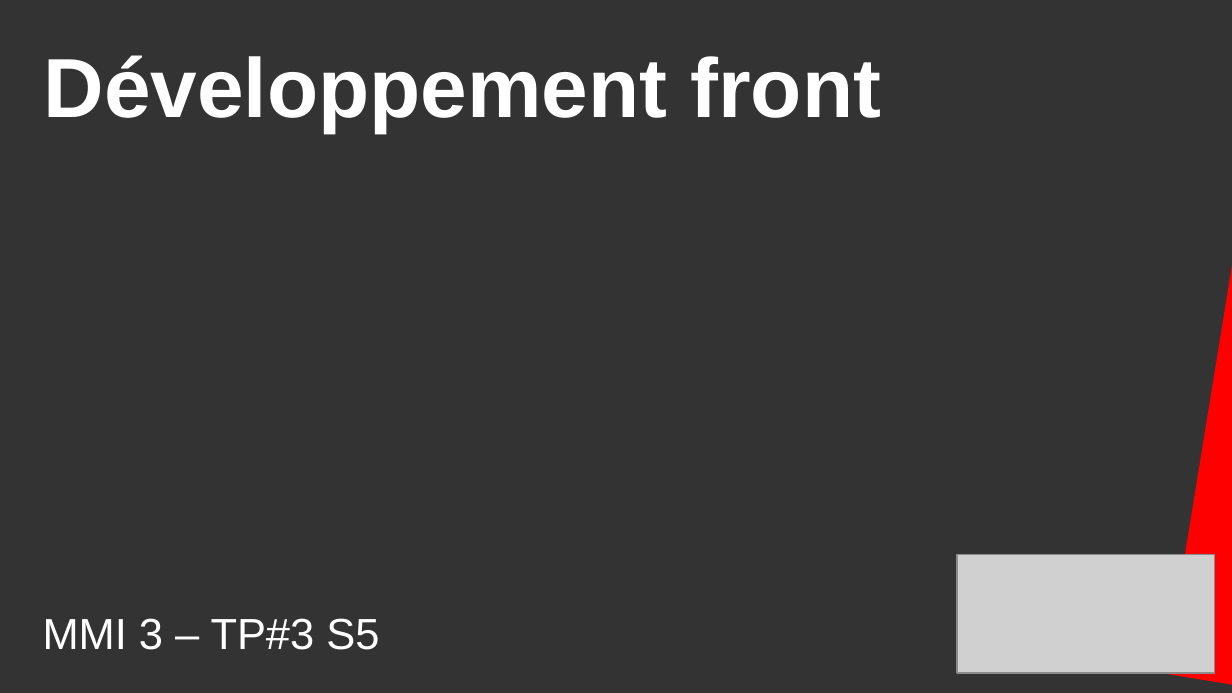
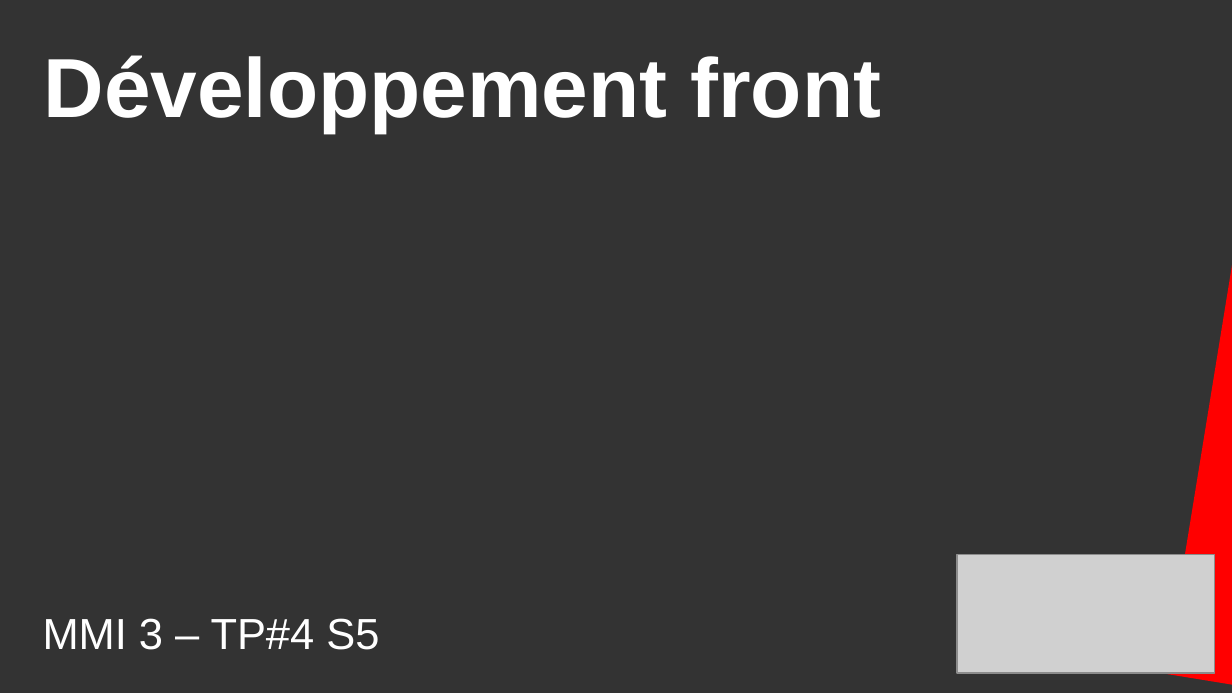
Before and after one commit to DanYellow/cours, a slide deck: slide 1 of developpement-front-s5/travaux-pratiques/numero-4/presentation.odp. Drawn at 1232x693 pixels with LibreOffice and Linux fonts; fonts in the diff are those of the drawing; grey boxes stand for pictures. Boxes give left, top, right and bottom in pixels: in the first picture for what was removed or moved away, otherwise in the second. Text is boxed around its words. In the diff, an @@ line names an element or a change of style, - is before the commit and + after.

```diff
--- a/developpement-front-s5/travaux-pratiques/numero-4/presentation.odp
+++ b/developpement-front-s5/travaux-pratiques/numero-4/presentation.odp
@@ text at (43, 618, 379, 650): text changed @@
-MMI 3 – TP#3 S5
+MMI 3 – TP#4 S5
```
Also in this commit, not shown: 2 other slides changed, 16 slides added, 16 slides removed, 4 other files.
